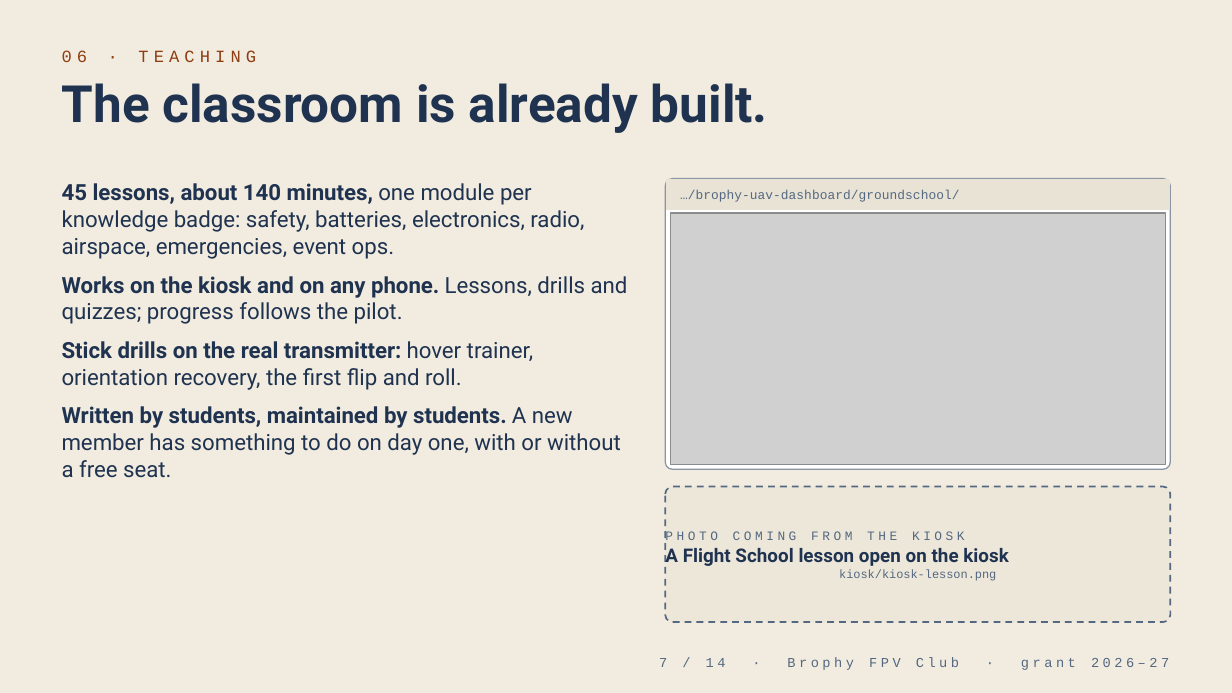
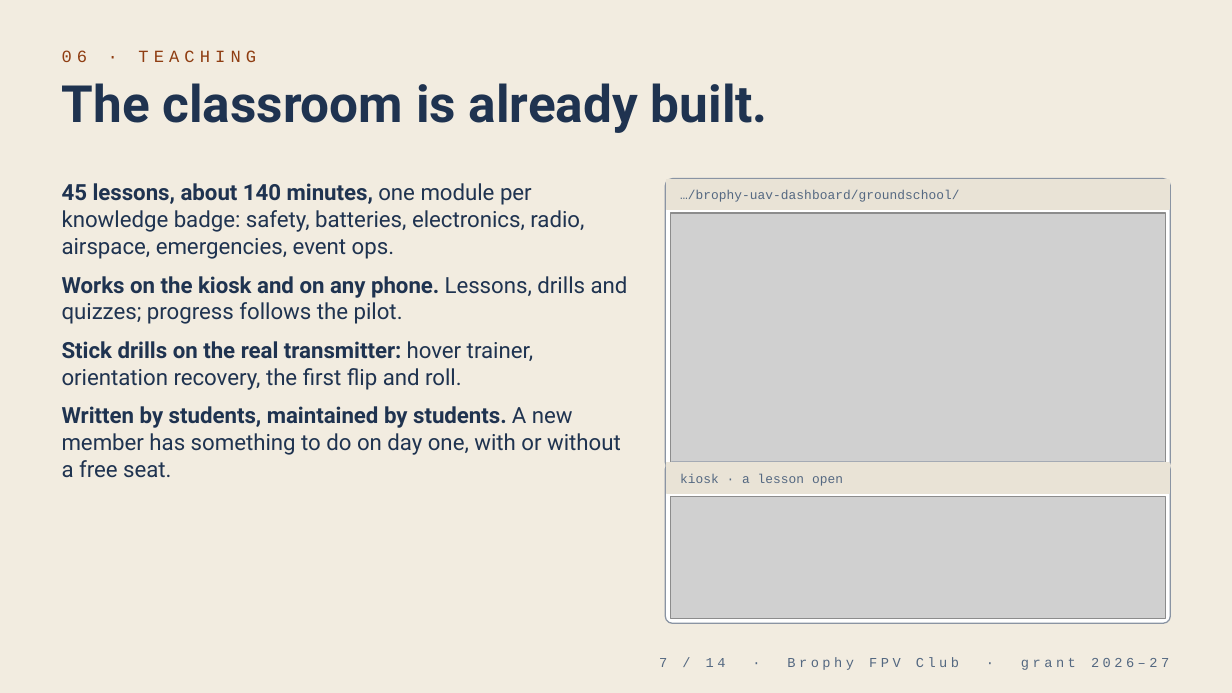
Before and after one commit to ElMagoCT/brophy-fpv-grant, a slide deck: slide 7 of slides/pitch.pptx. Drawn at 1232x693 pixels with LibreOffice and Linux fonts; fonts in the diff are those of the drawing; grey boxes stand for pictures. Boxes give left, top, right and bottom in pixels: in the first picture for what was removed or moved away, otherwise in the second. Text is boxed around its words. In the diff, an @@ line names an element or a change of style, - is before the commit and + after.

```diff
--- a/slides/pitch.pptx
+++ b/slides/pitch.pptx
@@ rounded rectangle: place and size @@
-rounded rectangle at (665, 487, 1170, 622)
+rounded rectangle at (665, 462, 1170, 623)
@@ rounded rectangle at (665, 462, 1170, 623): fill #EDE7DA to #FFFFFF; outline #546881 1 pt dashed to #8A94A3 0.75 pt; proportions changed @@
@@ rectangle added at (667, 463, 1169, 493), fill #E9E3D6, outline #E9E3D6 1 pt @@
@@ text added at (680, 473, 843, 486), 7.5 pt, text #546881 @@
+kiosk · a lesson open
@@ picture added at (670, 496, 1165, 618) @@
@@ text removed at (665, 531, 1008, 581) @@
-PHOTO COMING FROM THE KIOSK
-A Flight School lesson open on the kiosk
-kiosk/kiosk-lesson.png
```
Also in this commit, not shown: 1 other slide changed, 3 other files.
